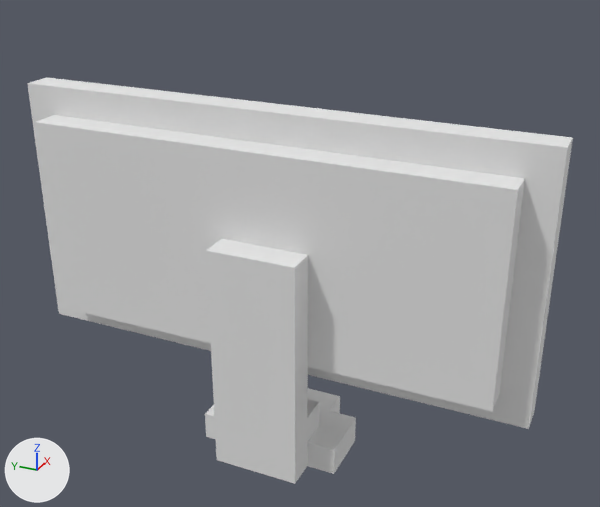
What one commit did to the OBJ model Assets/Models/Furniture/Computer/monitor.obj.
One viewpoint serves both versions: a 50 mm camera at (-2.214, -1.024, 1.856) aimed at (0.057, -0.002, 0.721). The lights are fixed; the arrows at lower left show +X, +Y and +Z. Where no turn or scale is listed for an object, it has been applied to the vertices. Vertices at the same position are counted once.

In view in the first picture: 'Untitled'.
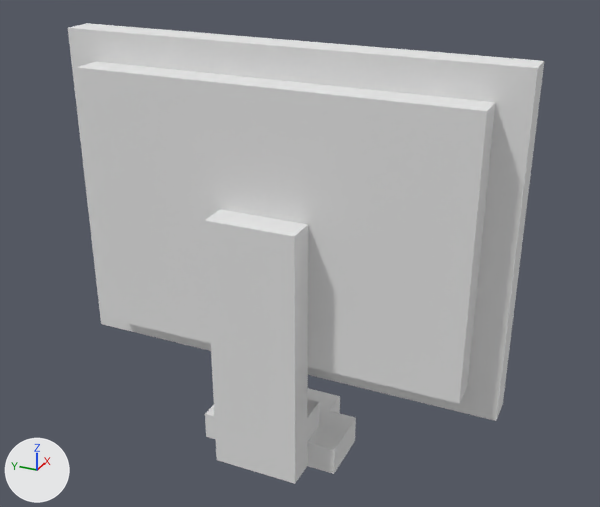
Changed parts and their boxes [x1, y1, x2, y2] in the pictures (600 x 507 px; the box of a moved part takes in the faces that stretch with it):
'Untitled', reshaped (13% narrower, 13% taller): before [27, 77, 573, 484]; after [68, 23, 544, 484]
part 1 of me_untitled, moved or reshaped: before [27, 83, 64, 313]; after [68, 29, 107, 324]
part 2 of me_untitled, moved or reshaped: before [35, 122, 518, 411]; after [77, 67, 487, 403]
part 3 of me_untitled, moved or reshaped: before [59, 308, 528, 429]; after [102, 319, 496, 421]
part 4 of me_untitled, moved or reshaped: before [28, 77, 573, 429]; after [68, 23, 544, 420]

The change in detail:
me_untitled has 54 vertices, 104 faces and spans x -0.2..0.2, y -0.8..1.0, z 0.0..1.2.
me_untitled is used by ob_untitled; location (0.0, 0.0, 0.0).
me_untitled part 1: all 5 vertices in x -0.1..0.1, y 0.9..1.0, z 1.1..1.2 are moved by (0.0, -0.2, 0.2).
me_untitled part 2: all 4 vertices in x -0.2..-0.1, y -0.1..0.2, z 0.8 are moved by (0.0, 0.0, 0.1).
me_untitled part 3: all 5 vertices in x -0.1..0.1, y -0.8..-0.7, z 0.3..0.4 are moved by (0.0, 0.1, 0.0).
me_untitled part 4: all 5 vertices in x -0.1..0.1, y -0.8..-0.7, z 1.1..1.2 are moved by (0.0, 0.1, 0.2).
